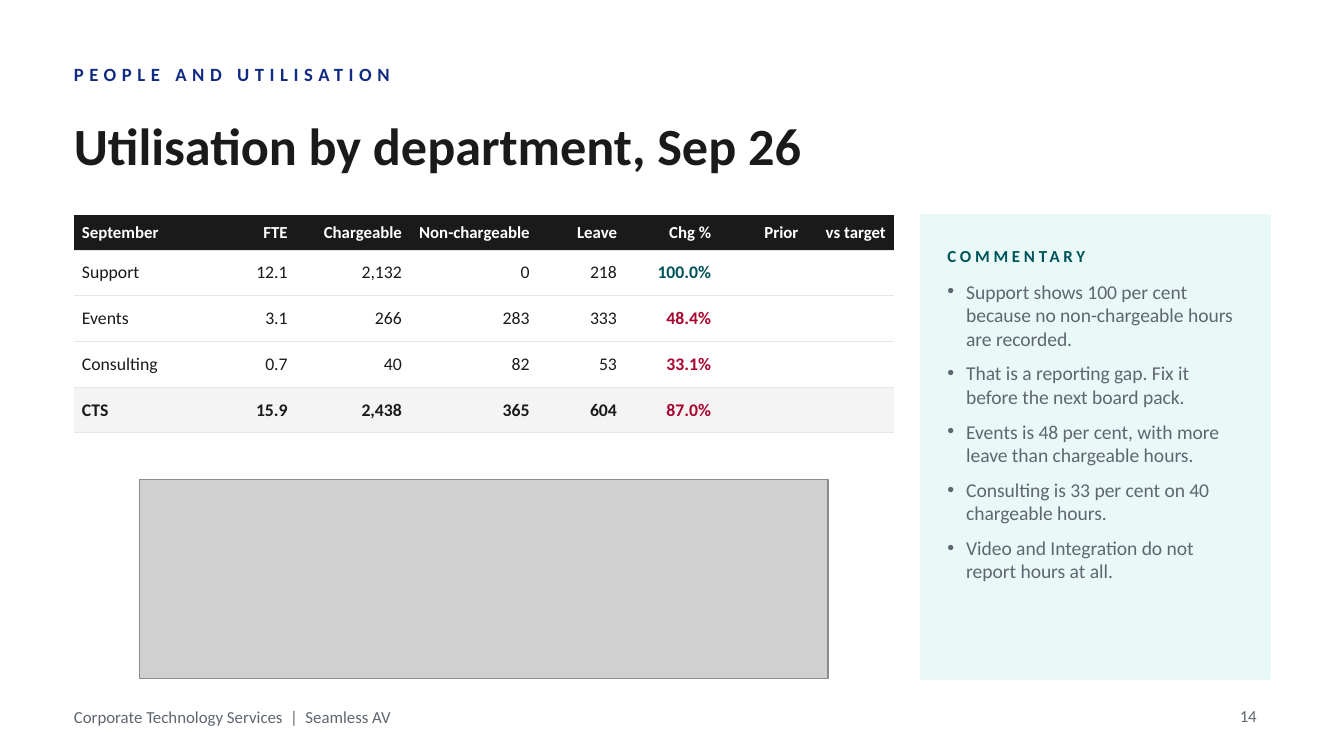
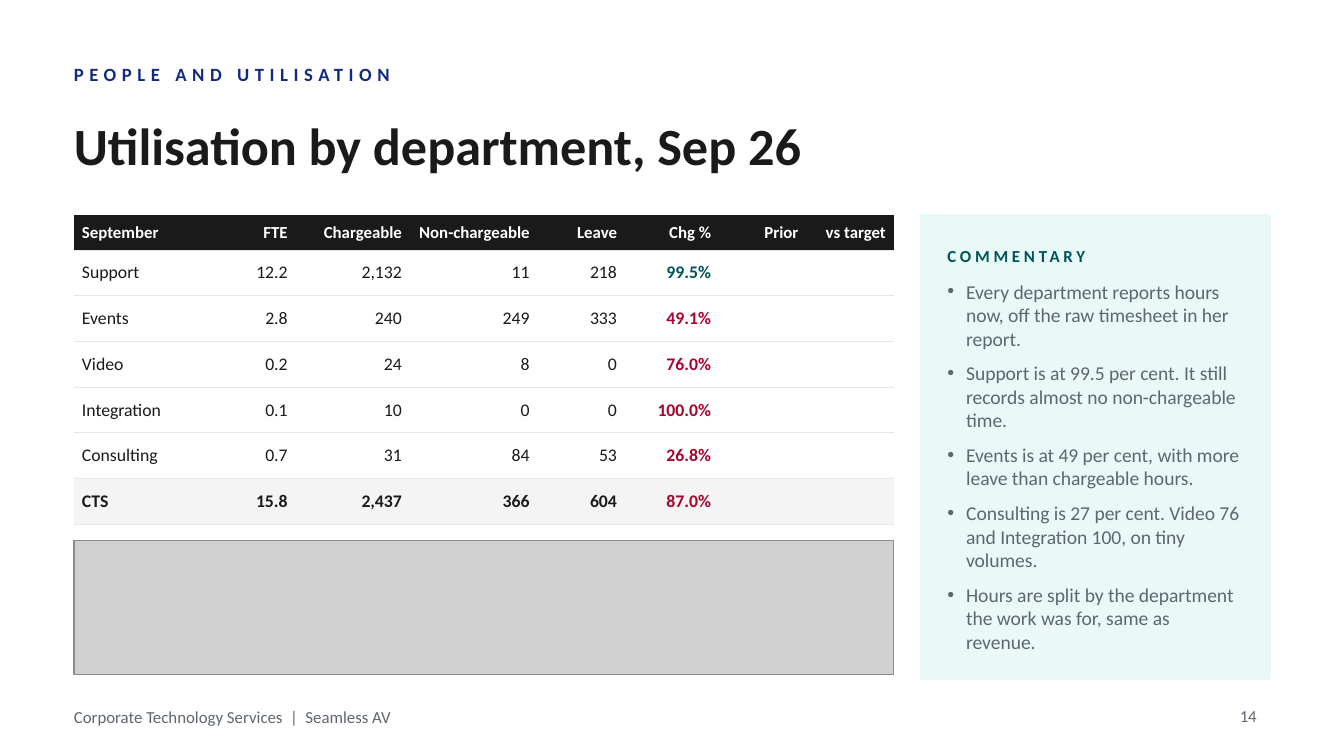
Before and after one commit to WesleyNelson-O33/Claude, a slide deck: slide 14 of deck/CTS Monthly Business Review - September 2026.pptx. Drawn at 1344x756 pixels with LibreOffice and Linux fonts; fonts in the diff are those of the drawing; grey boxes stand for pictures; background and template pictures are left out. Boxes give left, top, right and bottom in pixels: in the first picture for what was removed or moved away, otherwise in the second. Text is boxed around its words. In the diff, an @@ line names an element or a change of style, - is before the commit and + after.

```diff
--- a/deck/CTS Monthly Business Review - September 2026.pptx
+++ b/deck/CTS Monthly Business Review - September 2026.pptx
@@ table at (74,215,894,513) @@
-row 2: Support | 12.1 | 2,132 | 0 | 218 | 100.0% |  | 
-row 3: Events | 3.1 | 266 | 283 | 333 | 48.4% |  | 
-row 4: Consulting | 0.7 | 40 | 82 | 53 | 33.1% |  | 
-row 5: CTS | 15.9 | 2,438 | 365 | 604 | 87.0% |  | 
+row 2: Support | 12.2 | 2,132 | 11 | 218 | 99.5% |  | 
+row 3: Events | 2.8 | 240 | 249 | 333 | 49.1% |  | 
+row 4: Video | 0.2 | 24 | 8 | 0 | 76.0% |  | 
+row 5: Integration | 0.1 | 10 | 0 | 0 | 100.0% |  | 
+row 6: Consulting | 0.7 | 31 | 84 | 53 | 26.8% |  | 
+row 7: CTS | 15.8 | 2,437 | 366 | 604 | 87.0% |  | 
@@ text at (966,285,1239,649): text changed @@
-• Support shows 100 per cent because no non-chargeable hours are recorded.
-• That is a reporting gap. Fix it before the next board pack.
-• Events is 48 per cent, with more leave than chargeable hours.
-• Consulting is 33 per cent on 40 chargeable hours.
-• Video and Integration do not report hours at all.
+• Every department reports hours now, off the raw timesheet in her report.
+• Support is at 99.5 per cent. It still records almost no non-chargeable time.
+• Events is at 49 per cent, with more leave than chargeable hours.
+• Consulting is 27 per cent. Video 76 and Integration 100, on tiny volumes.
+• Hours are split by the department the work was for, same as revenue.
@@ picture: place and size @@
-picture at (140,480,828,679)
+picture at (74,540,894,675)
```
Also in this commit, not shown: 1 other slide changed, 11 other files.
